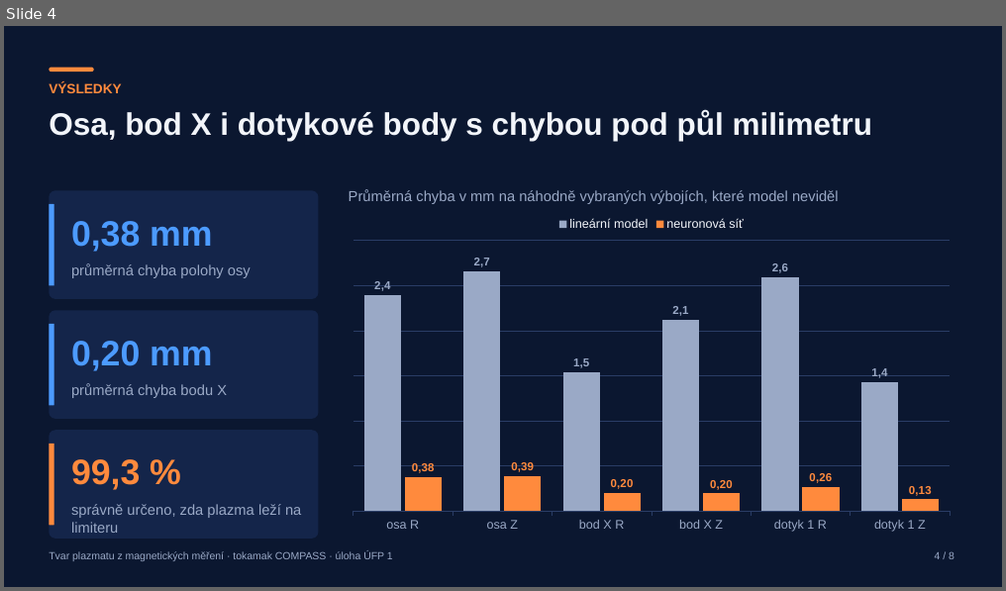
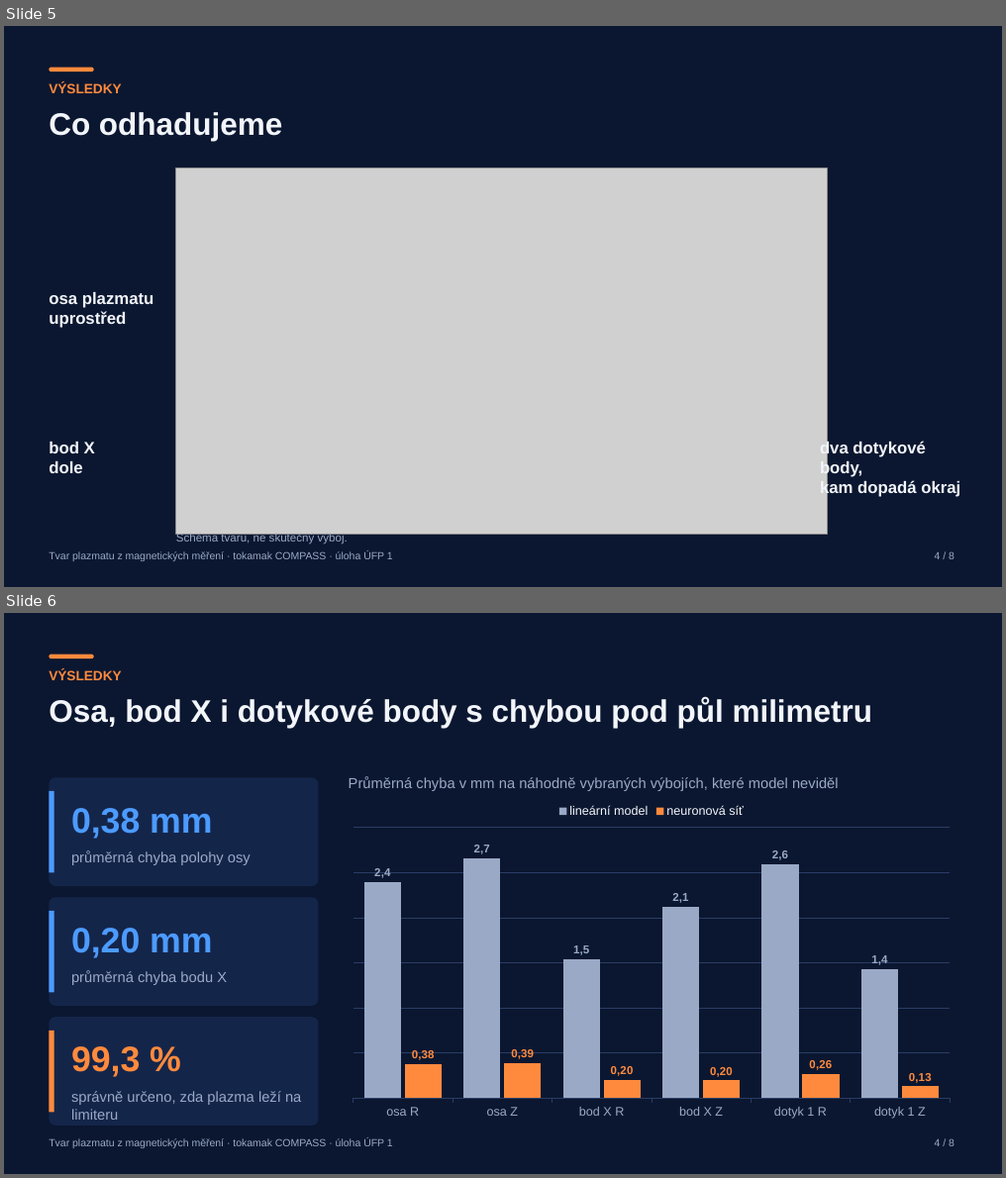
Before and after one commit to mschiller890/hackathon, a slide deck: presentation/deck/slides.pptx. Shown one above the other, each under a label of ours: slide 4 before the commit, slides 5 and 6 after it. The pictures are 1006x591 and 1006x1178 pixels, drawn with LibreOffice and Linux fonts; fonts in the diff are those of the drawing; grey boxes stand for pictures. Boxes give left, top, right and bottom in pixels: in the first picture for what was removed or moved away, otherwise in the second. Text is boxed around its words. In the diff, an @@ line names an element or a change of style, - is before the commit and + after.

```diff
--- a/presentation/deck/slides.pptx
+++ b/presentation/deck/slides.pptx
@@ slide 5 added at (4,26,1002,587), background #0B1730 @@
@@ rounded rectangle added at (49,68,94,72), fill #FF8A3D @@
@@ text added at (49,82,121,93), 13 pt, text #FF8A3D, bold @@
+VÝSLEDKY
@@ text added at (49,112,282,141), 30 pt, text #F2F5FA, bold @@
+Co odhadujeme
@@ picture added at (176,169,828,534) @@
@@ text added at (49,292,154,328), 16 pt, text #F2F5FA, bold @@
+osa plazmatu
+uprostřed
@@ text added at (820,440,960,498), 16 pt, text #F2F5FA, bold @@
+dva dotykové body,
+kam dopadá okraj
@@ text added at (49,442,95,473), 16 pt, text #F2F5FA, bold @@
+bod X
+dole
@@ text added at (49,552,393,562), 10 pt, text #9AA9C6 @@
+Tvar plazmatu z magnetických měření · tokamak COMPASS · úloha ÚFP 1
@@ text added at (176,533,348,544), 11 pt, text #9AA9C6 @@
+Schéma tvaru, ne skutečný výboj.
@@ text added at (935,553,954,560), 10 pt, text #9AA9C6 @@
+4 / 8
@@ what was slide 4 is now slide 6 @@
```
Also in this commit, not shown: 5 slides changed, 4 other slides added, 1 other file.
